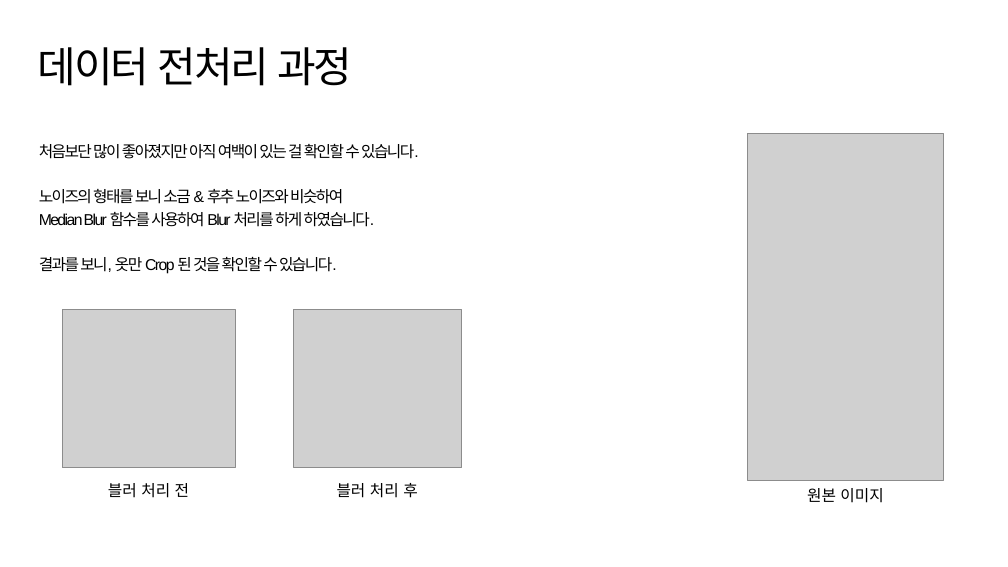
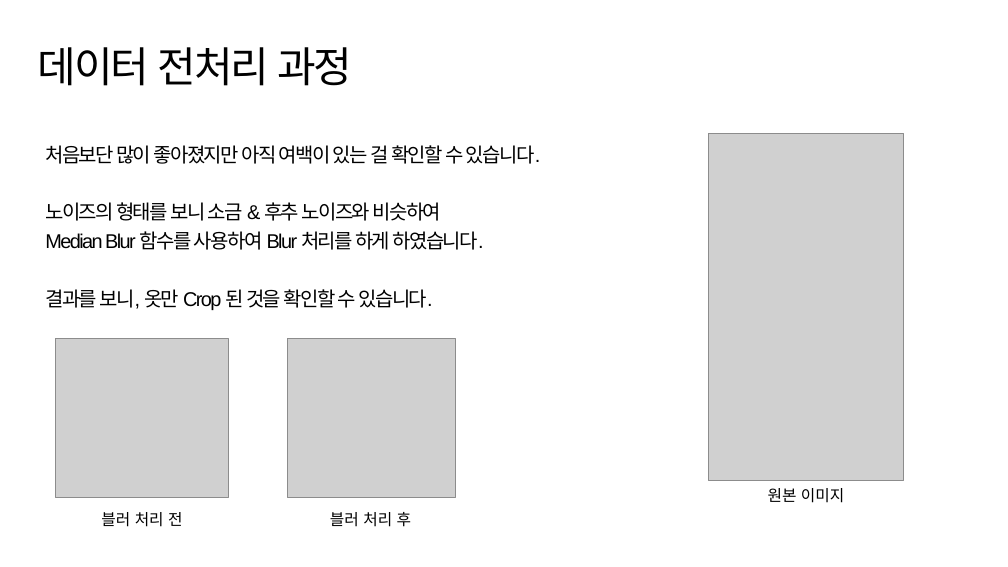
Before and after one commit to suk-6/22-dcc, a slide deck: slide 8 of 춘식이 발표자료2.pptx. Drawn at 1008x567 pixels with LibreOffice and Linux fonts; fonts in the diff are those of the drawing; grey boxes stand for pictures; background and template pictures are left out. Boxes give left, top, right and bottom in pixels: in the first picture for what was removed or moved away, otherwise in the second. Text is boxed around its words. In the diff, an @@ line names an element or a change of style, - is before the commit and + after.

```diff
--- a/춘식이 발표자료2.pptx
+++ b/춘식이 발표자료2.pptx
@@ text "처음보단 많이 좋아졌지만 아직 여백이 ..." at (45,145,540,310): size 15 to 19 pt @@
@@ picture: place and size @@
-picture at (748,133,944,481)
+picture at (709,133,904,481)
@@ 2 pictures, 2 texts: place and size @@
-2 pictures, 2 texts at (62,309,461,498)
+2 pictures, 2 texts at (55,339,455,527)
@@ text "원본 이미지": place and size @@
-text "원본 이미지" at (807,488,883,503)
+text "원본 이미지" at (768,488,844,503)
```
Also in this commit, not shown: 2 other slides changed, 1 other file.
